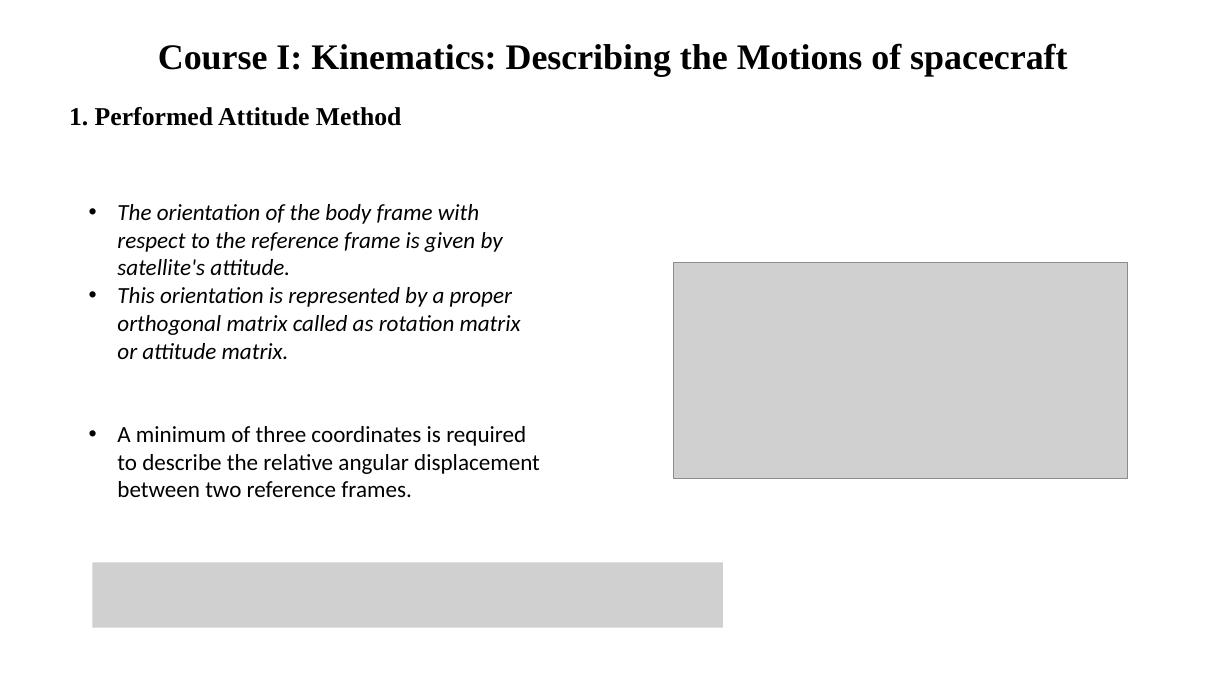
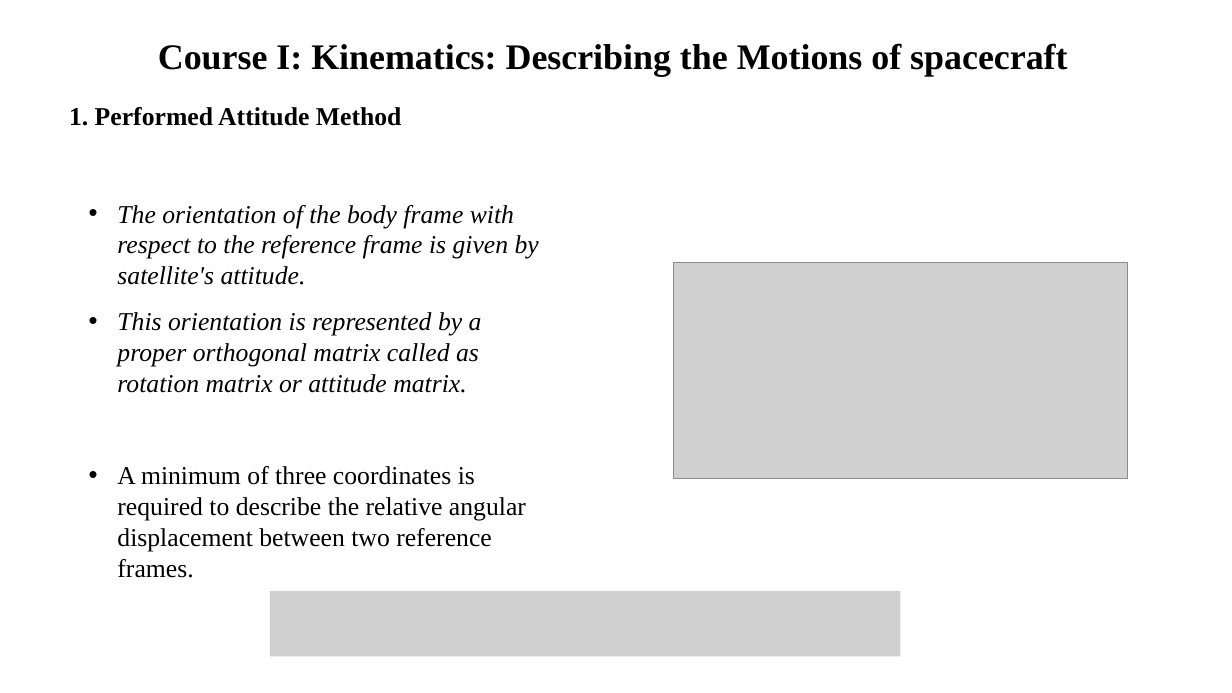
Before and after one commit to KalexxHoang/VTX_Report, a slide deck: slide 1 of Course report.pptx. Drawn at 1232x693 pixels with LibreOffice and Linux fonts; fonts in the diff are those of the drawing; grey boxes stand for pictures. Boxes give left, top, right and bottom in pixels: in the first picture for what was removed or moved away, otherwise in the second. Text is boxed around its words. In the diff, an @@ line names an element or a change of style, - is before the commit and + after.

```diff
--- a/Course report.pptx
+++ b/Course report.pptx
@@ text "The orientation of the body ..." at (117, 205, 539, 578): size 18 to 20 pt, font Calibri to Times New Roman; more space between paragraphs @@
@@ picture: place and size @@
-picture at (92, 563, 723, 628)
+picture at (270, 592, 900, 657)
```
Also in this commit, not shown: 1 other slide changed, 8 slides added, 1 other file.
